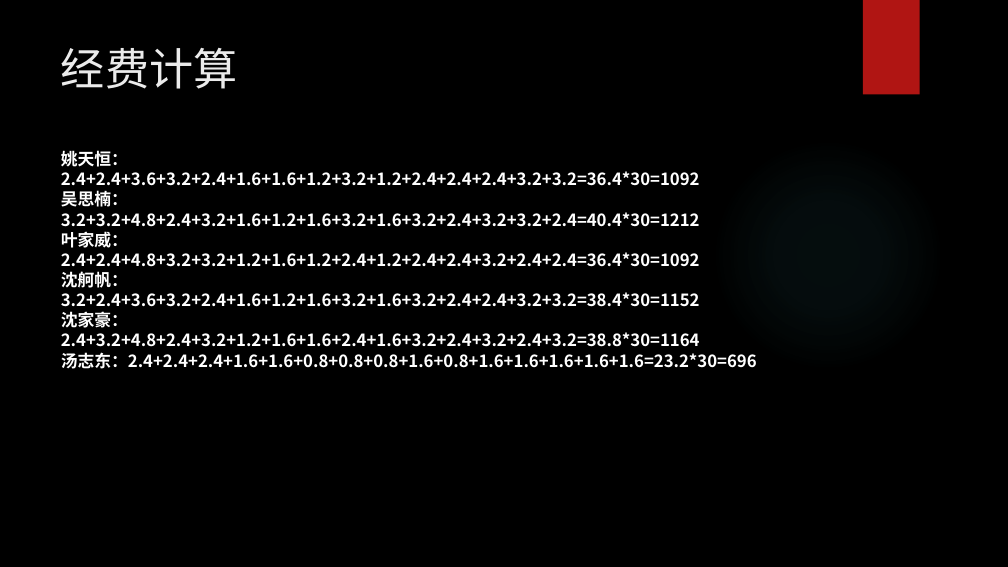
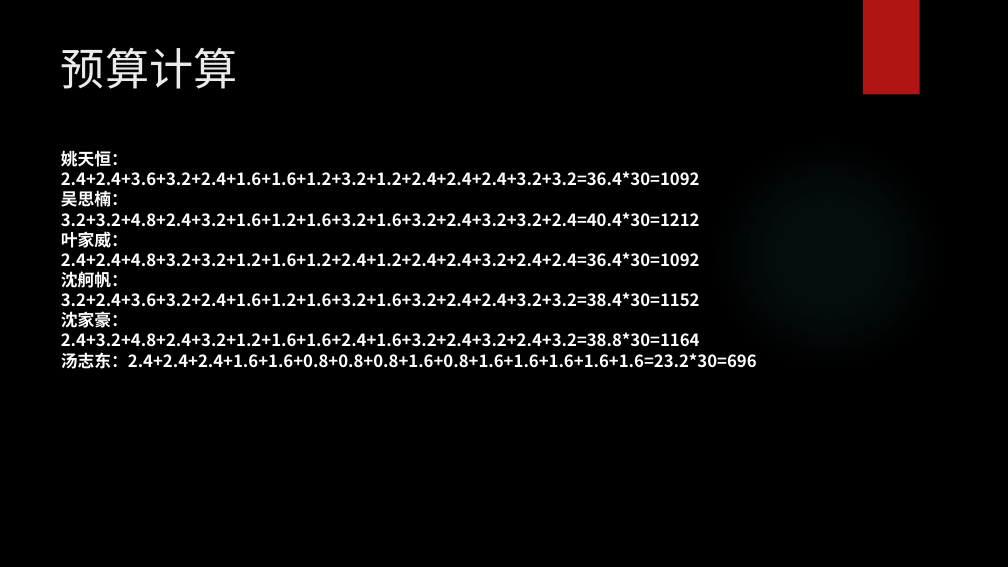
Before and after one commit to woncat/PRD2017, a slide deck: slide 59 of PRD-2017-G25-需求工程计划PPTV0.2.pptx. Drawn at 1008x567 pixels with LibreOffice and Linux fonts; fonts in the diff are those of the drawing; background and template pictures are left out. Boxes give left, top, right and bottom in pixels: in the first picture for what was removed or moved away, otherwise in the second. Text is boxed around its words. In the diff, an @@ line names an element or a change of style, - is before the commit and + after.

```diff
--- a/PRD-2017-G25-需求工程计划PPTV0.2.pptx
+++ b/PRD-2017-G25-需求工程计划PPTV0.2.pptx
@@ title at [61, 48, 237, 89]: text changed @@
-经费计算
+预算计算
```
Also in this commit, not shown: 7 other files.
